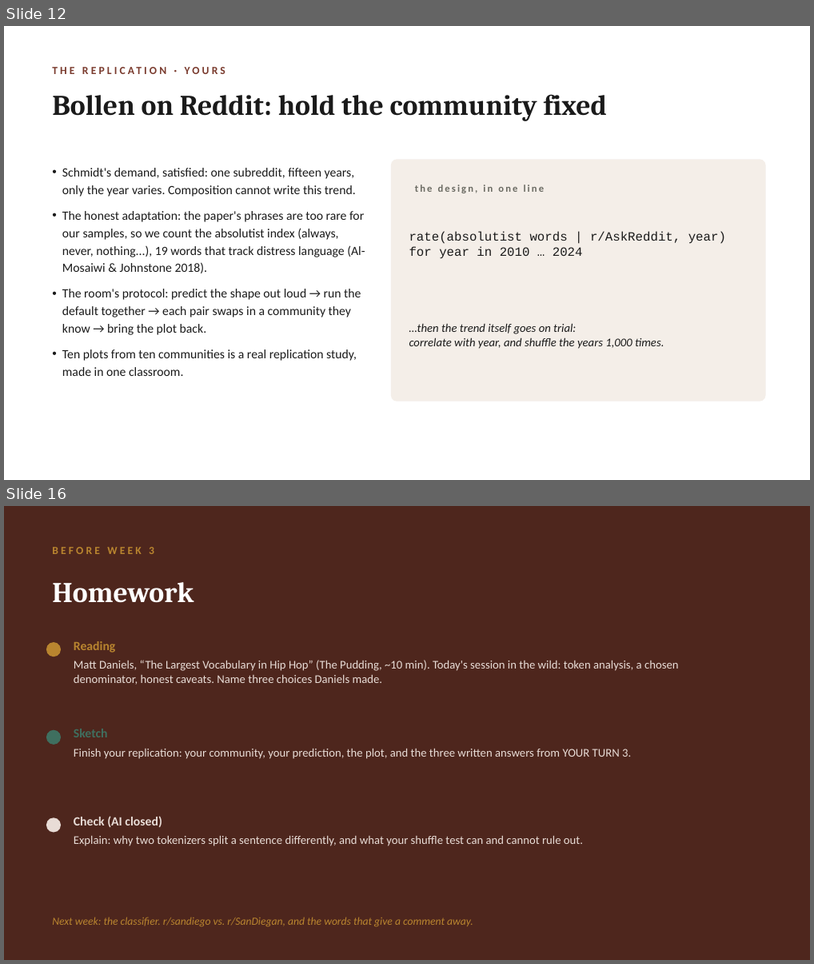
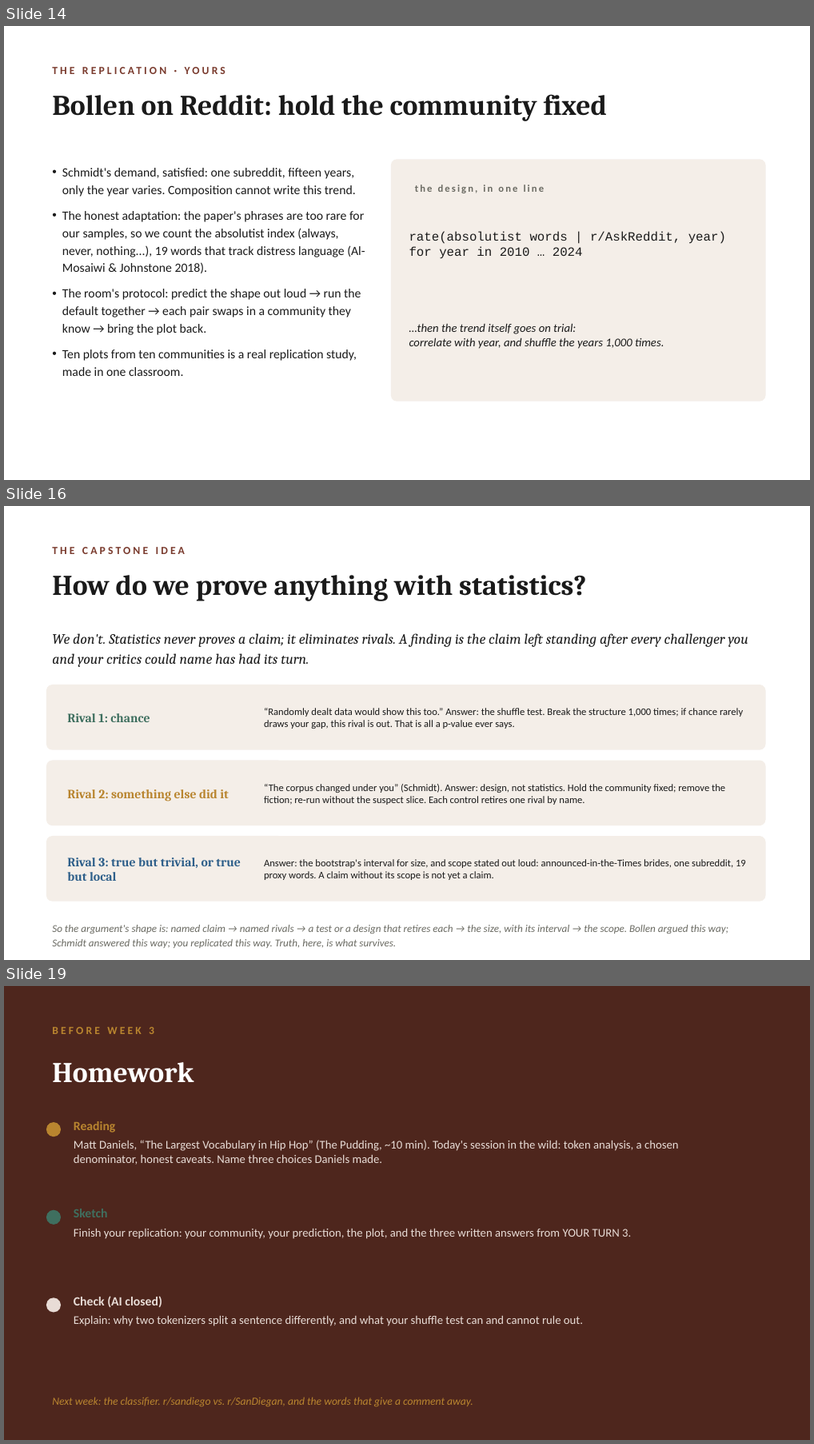
Before and after one commit to lucianli123/culture-as-data-2026, a slide deck: slides/week-02-lecture-draft.pptx. Shown one above the other, each under a label of ours: slides 12 and 16 before the commit, slides 14, 16 and 19 after it; the slides between them are not shown. The pictures are 814x964 and 814x1444 pixels, drawn with LibreOffice and Linux fonts; fonts in the diff are those of the drawing. Boxes give left, top, right and bottom in pixels: in the first picture for what was removed or moved away, otherwise in the second. Text is boxed around its words. In the diff, an @@ line names an element or a change of style, - is before the commit and + after.

Commit message:
Week 2 deck: bootstrap and shuffle slides with live figures, truth-as-surviving-rivals capstone slide; build script kept in repo

```diff
--- a/slides/week-02-lecture-draft.pptx
+++ b/slides/week-02-lecture-draft.pptx
@@ slide 16 added at (x1=4, y1=506, x2=810, y2=960), background #FFFFFF @@
@@ text added at (x1=52, y1=547, x2=185, y2=554), 13 pt, text #7A3B2E, bold @@
+THE CAPSTONE IDEA
@@ text added at (x1=52, y1=575, x2=586, y2=601), 34 pt, text #1A1A1A, bold @@
+How do we prove anything with statistics?
@@ text added at (x1=52, y1=633, x2=749, y2=667), 17 pt, text #1A1A1A, italic @@
+We don't. Statistics never proves a claim; it eliminates rivals. A finding is the claim left standing after every challenger you and your critics could name has had its turn.
@@ rounded rectangle added at (x1=46, y1=684, x2=766, y2=750), fill #F4EEE8 @@
@@ text added at (x1=67, y1=713, x2=150, y2=722), 15 pt, text #3F6F5F, bold @@
+Rival 1: chance
@@ text added at (x1=264, y1=708, x2=743, y2=728), 12 pt, text #1A1A1A @@
+“Randomly dealt data would show this too.” Answer: the shuffle test. Break the structure 1,000 times; if chance rarely draws your gap, this rival is out. That is all a p-value ever says.
@@ rounded rectangle added at (x1=46, y1=760, x2=766, y2=825), fill #F4EEE8 @@
@@ text added at (x1=67, y1=789, x2=229, y2=800), 15 pt, text #B9852F, bold @@
+Rival 2: something else did it
@@ text added at (x1=264, y1=784, x2=726, y2=804), 12 pt, text #1A1A1A @@
+“The corpus changed under you” (Schmidt). Answer: design, not statistics. Hold the community fixed; remove the fiction; re-run without the suspect slice. Each control retires one rival by name.
@@ rounded rectangle added at (x1=46, y1=836, x2=766, y2=901), fill #F4EEE8 @@
@@ text added at (x1=67, y1=857, x2=241, y2=880), 15 pt, text #2E5F8A, bold @@
+Rival 3: true but trivial, or true but local
@@ text added at (x1=264, y1=859, x2=746, y2=880), 12 pt, text #1A1A1A @@
+Answer: the bootstrap's interval for size, and scope stated out loud: announced-in-the-Times brides, one subreddit, 19 proxy words. A claim without its scope is not yet a claim.
@@ text added at (x1=52, y1=924, x2=729, y2=948), 12.5 pt, text #6B6B63, italic @@
+So the argument's shape is: named claim → named rivals → a test or a design that retires each → the size, with its interval → the scope. Bollen argued this way; Schmidt answered this way; you replicated this way. Truth, here, is what survives.
@@ what was slide 12 is now slide 14 @@
@@ what was slide 16 is now slide 19 @@
```
Also in this commit, not shown: 5 slides changed, 3 other slides added, 1 slide removed, 1 other file.
